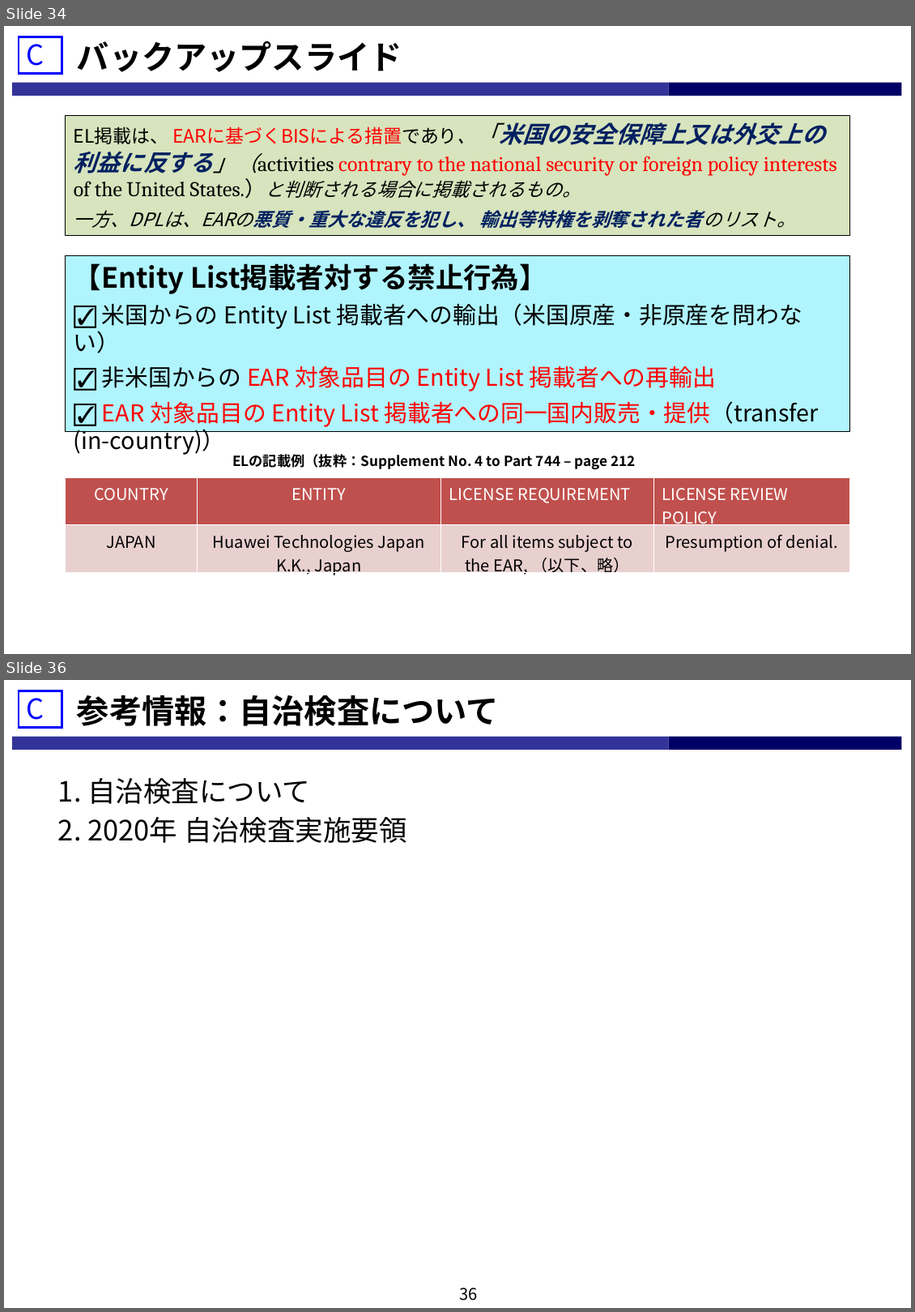
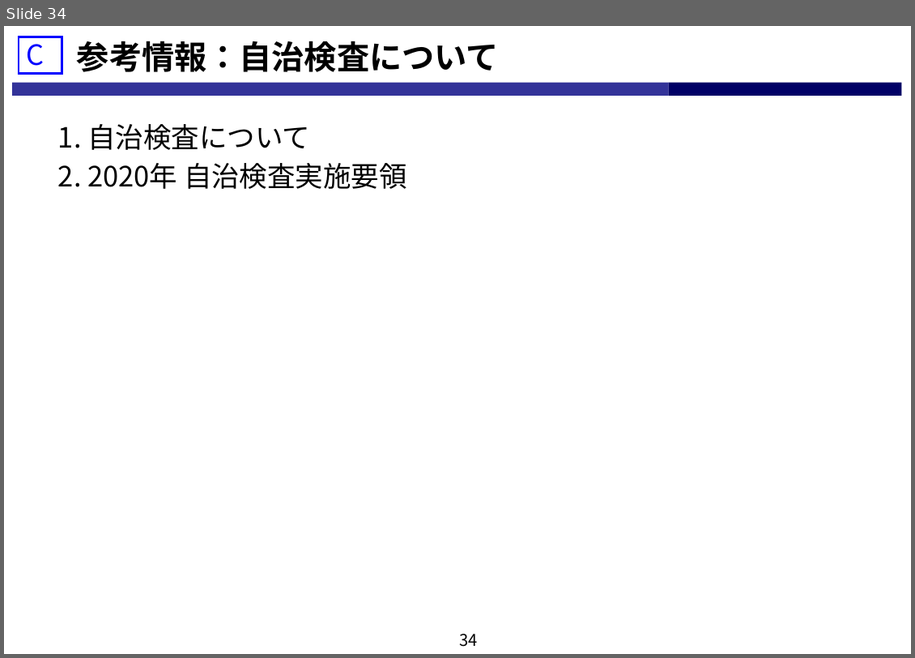
Before and after one commit to aokit/Excel_-, a slide deck: （作成中）2020-based-2019年度技術輸出管理担当者研修_参考情報あり_最終版.pptx. Shown one above the other, each under a label of ours: slides 34 and 36 before the commit, slide 34 after it; the slides between them are not shown. The pictures are 915x1312 and 915x658 pixels, drawn with LibreOffice and Linux fonts; fonts in the diff are those of the drawing. Boxes give left, top, right and bottom in pixels: in the first picture for what was removed or moved away, otherwise in the second. Text is boxed around its words. In the diff, an @@ line names an element or a change of style, - is before the commit and + after.

```diff
--- a/（作成中）2020-based-2019年度技術輸出管理担当者研修_参考情報あり_最終版.pptx
+++ b/（作成中）2020-based-2019年度技術輸出管理担当者研修_参考情報あり_最終版.pptx
@@ slide 34 removed at (4, 26, 911, 654), background #FFFFFF; not listed: 2 template elements that a slide beside it also shows @@
@@ text removed at (77, 41, 403, 72) @@
-バックアップスライド
@@ rectangle removed at (12, 82, 669, 96) @@
@@ rectangle removed at (669, 82, 902, 96) @@
@@ rectangle removed at (65, 116, 850, 236) @@
-EL掲載は、 EARに基づくBISによる措置であり、「米国の安全保障上又は外交上の利益に反する」（activities contrary to the national security or foreign policy interests of the United States.）と判断される場合に掲載されるもの。
-一方、DPLは、EARの悪質・重大な違反を犯し、 輸出等特権を剥奪された者のリスト。
@@ rectangle removed at (65, 255, 850, 432) @@
-【Entity List掲載者対する禁止行為】
-☑ 米国からの Entity List 掲載者への輸出（米国原産・非原産を問わない）
-☑ 非米国からの EAR 対象品目の Entity List 掲載者への再輸出
-☑ EAR 対象品目の Entity List 掲載者への同一国内販売・提供（transfer (in-country)）
@@ text removed at (232, 454, 635, 469) @@
-ELの記載例（抜粋：Supplement No. 4 to Part 744 – page 212
@@ table removed at (65, 477, 849, 579), 2 rows, 4 columns @@
-COUNTRY | ENTITY | LICENSE REQUIREMENT | LICENSE REVIEW POLICY
-JAPAN | Huawei Technologies Japan K.K., Japan | For all items subject to the EAR, （以下、略） | Presumption of denial.
@@ what was slide 36 is now slide 34 @@
@@ page number at (460, 634, 478, 646): text changed @@
-36
+34
```
Also in this commit, not shown: 1 other slide removed.
